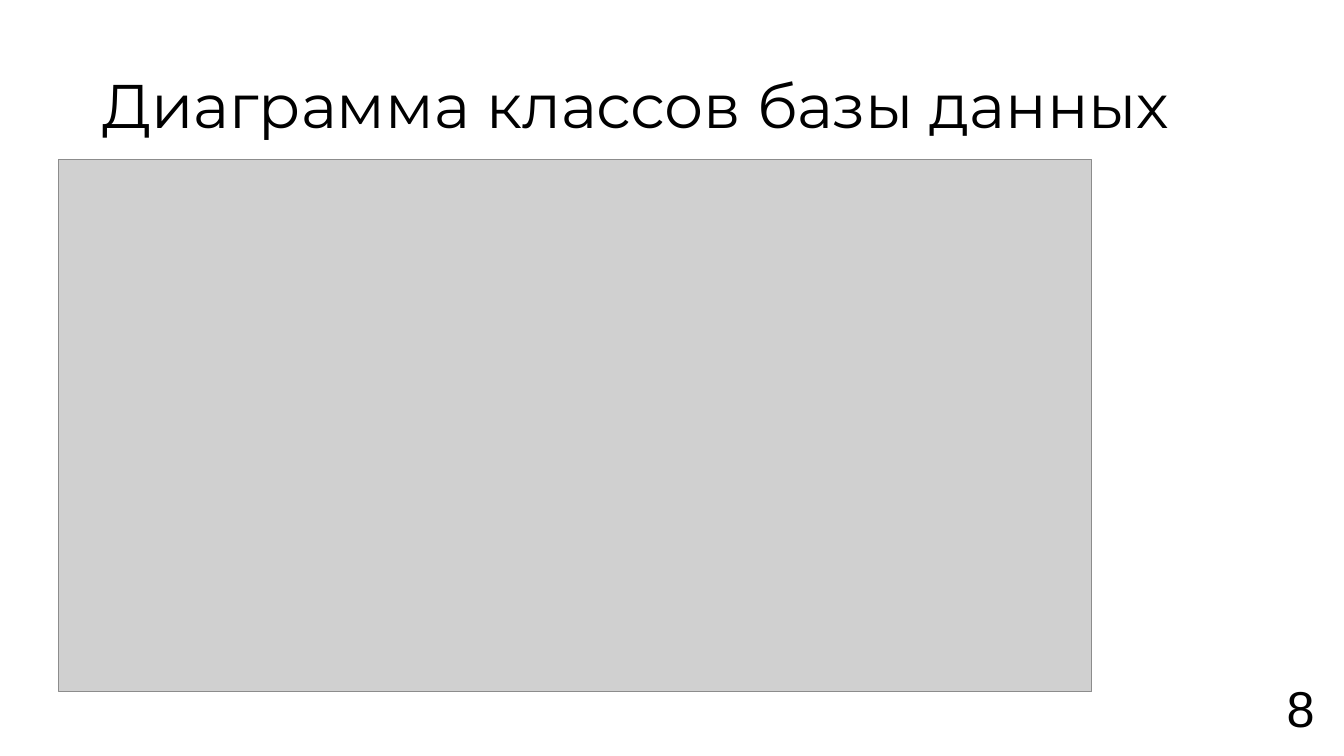
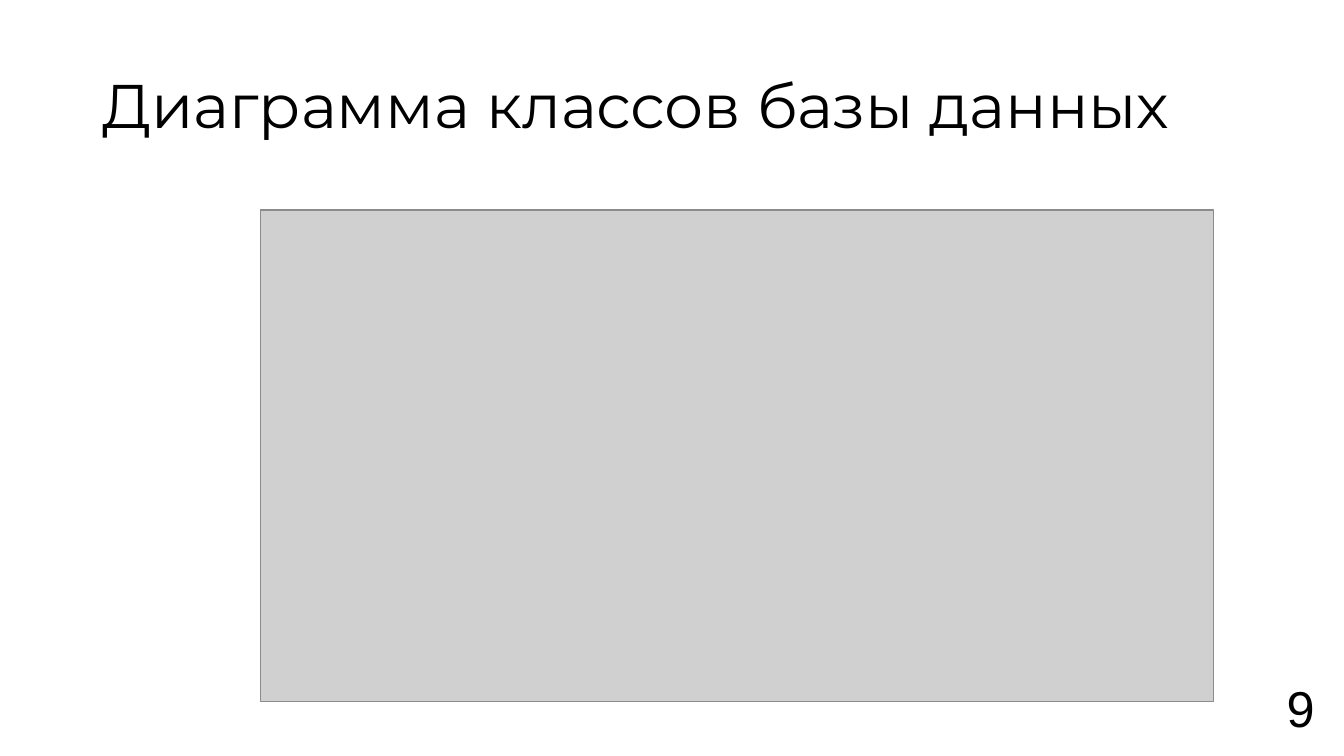
Before and after one commit to vafeenLabs/coursework-report_6-semester, a slide deck: slide 9 of Vafeen_3_61_presentation.pptx (slide 8 before the commit). Drawn at 1344x756 pixels with LibreOffice and Linux fonts; fonts in the diff are those of the drawing; grey boxes stand for pictures. Boxes give left, top, right and bottom in pixels: in the first picture for what was removed or moved away, otherwise in the second. Text is boxed around its words. In the diff, an @@ line names an element or a change of style, - is before the commit and + after.

```diff
--- a/Vafeen_3_61_presentation.pptx
+++ b/Vafeen_3_61_presentation.pptx
@@ picture: place and size @@
-picture at box(58, 159, 1092, 692)
+picture at box(260, 210, 1214, 701)
@@ text at box(1287, 691, 1315, 728): text changed @@
-8
+9
```
Also in this commit, not shown: 5 other slides changed, 1 slide added, 1 other file.
